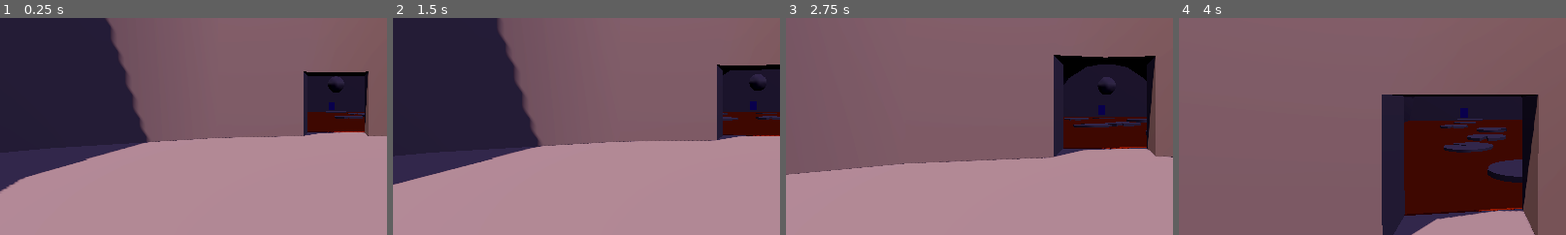
Above: before the commit, frames 1-4 (left to right).
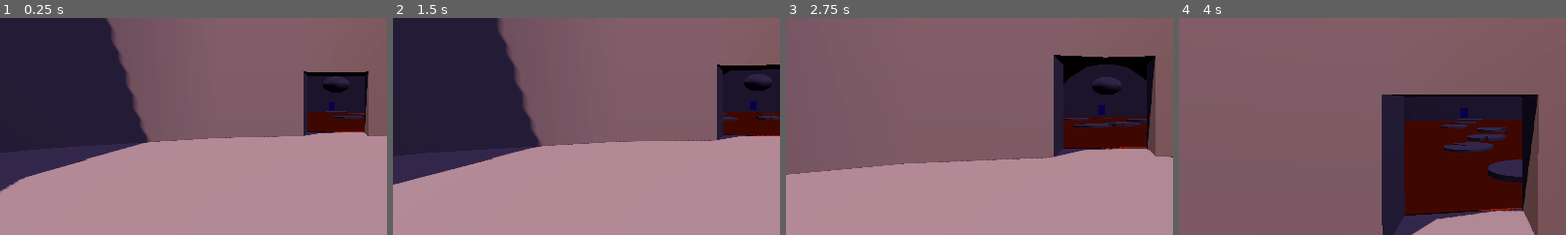
Above: after the commit, the same moments.

Repository: WildcatGameStudios/ScaryHouse
Game: Godot game, scene res://scenes/levels/power_outtage/level.tscn
Same seed, same stepped clock (60 frames per second), same inputs: the game is played once before the commit and once after it. This scene is started directly instead of the project's main scene.
Inputs (mouse positions are % of the whole screen's width and height, from its top left):
- Up to frame 1 (0.25 s): no input
- Up to frame 2 (1.5 s): tap Enter at 0.5 s; move the mouse to (55, 50) at 0.52 s; hold W (move_forward) from 0.53 s (still down); tap E (e) at 0.6 s; tap Space (jump) at 0.77 s; tap R (r) at 0.8, 1.35 s; move the mouse to (45, 50) at 1.27 s
- Up to frame 3 (2.75 s): keep holding W (move_forward); tap Space (jump) at 1.52 s; tap E (e) at 1.55, 2.1 s; move the mouse to (52, 48) at 2.02 s; tap R (r) at 2.3 s
- Up to frame 4 (4 s): keep holding W (move_forward); move the mouse to (49, 52) at 2.77 s; right-click (49, 52) at 2.85 s; tap Space (jump) at 3.02, 3.77 s; tap E (e) at 3.05 s; move the mouse to (57, 51) at 3.52 s; click (57, 51) at 3.6 s; tap R (r) at 3.8 s
The pictures show only the part of the screen within x 7-57%, y 30-80%; the shares and areas given below are measured in that part.

The runs differ from the first frame. In frame 1, 0.1% of the frame differs, in the area x 83-91%, y 26-35%; in frame 2, 0.1%; in frame 3, 0.1%, in the area x 78-87%, y 27-36%; in frame 4, nothing differs.

Commit message:
Power Outage breaker logic and parry added

Diff:
--- a/scenes/levels/power_outtage/bat.tscn
+++ b/scenes/levels/power_outtage/bat.tscn
@@ -8,8 +8,8 @@
 [node name="bat" type="CSGCombiner3D" parent="."]
 
 [node name="CSGSphere3D" type="CSGSphere3D" parent="bat"]
-transform = Transform3D(4, 0, 0, 0, 4, 0, 0, 0, 4, 0, 0, 0)
+transform = Transform3D(6.7, 0, 0, 0, 4, 0, 0, 0, 4, 0, 0, 0)
 
 [node name="CollisionShape3D" type="CollisionShape3D" parent="."]
-transform = Transform3D(5, 0, 0, 0, 5, 0, 0, 0, 5, 0, 0, 0)
+transform = Transform3D(7, 0, 0, 0, 5, 0, 0, 0, 5, 0, 0, 0)
 shape = SubResource("SphereShape3D_h807y")
--- a/scenes/levels/power_outtage/breaker.tscn
+++ b/scenes/levels/power_outtage/breaker.tscn
@@ -1,10 +1,13 @@
-[gd_scene load_steps=3 format=3 uid="uid://c0rttcvwrv18e"]
+[gd_scene load_steps=4 format=3 uid="uid://c0rttcvwrv18e"]
 
 [sub_resource type="StandardMaterial3D" id="StandardMaterial3D_ap4a2"]
 albedo_color = Color(0.35405, 0.00100035, 0.881785, 1)
 
 [sub_resource type="BoxMesh" id="BoxMesh_8a6yq"]
 material = SubResource("StandardMaterial3D_ap4a2")
+
+[sub_resource type="BoxShape3D" id="BoxShape3D_ap4a2"]
+size = Vector3(1.5, 2, 0.25)
 
 [node name="breaker" type="Node3D"]
 
@@ -14,3 +17,9 @@
 [node name="MeshInstance3D" type="MeshInstance3D" parent="."]
 transform = Transform3D(1.5, 0, 0, 0, 2, 0, 0, 0, 0.25, 0, 0, 0)
 mesh = SubResource("BoxMesh_8a6yq")
+
+[node name="breakerCollider" type="RigidBody3D" parent="."]
+
+[node name="CollisionShape3D" type="CollisionShape3D" parent="breakerCollider"]
+transform = Transform3D(1.1, 0, 0, 0, 1.1, 0, 0, 0, 1.1, 0, 0, 0)
+shape = SubResource("BoxShape3D_ap4a2")
--- a/scenes/levels/power_outtage/level.tscn
+++ b/scenes/levels/power_outtage/level.tscn
@@ -52,7 +52,7 @@
 
 [node name="level" type="Node3D" groups=["world"]]
 script = ExtResource("1_lvjgv")
-bat_attack_interval = 7.0
+bat_attack_interval = 6.0
 debuffed_movement = 2
 
 [node name="WorldEnvironment" type="WorldEnvironment" parent="."]
@@ -141,6 +141,63 @@
 [node name="CollisionShape3D" type="CollisionShape3D" parent="cave/dangerZone"]
 transform = Transform3D(25, 0, 0, 0, -1.09278e-06, 25, 0, -25, -1.09278e-06, 0, 0, 45)
 shape = SubResource("CylinderShape3D_lvjgv")
+
+[node name="lightGroup" type="Node3D" parent="cave"]
+
+[node name="OmniLight3D" type="OmniLight3D" parent="cave/lightGroup" groups=["lights"]]
+transform = Transform3D(1, 0, 0, 0, 1, 0, 0, 0, 1, 10.6214, 4.74411, 69.2145)
+visible = false
+light_color = Color(1, 0.898118, 0.764659, 1)
+omni_range = 13.177
+
+[node name="OmniLight3D2" type="OmniLight3D" parent="cave/lightGroup" groups=["lights"]]
+transform = Transform3D(1, 0, 0, 0, 1, 0, 0, 0, 1, -10.621, 4.744, 69.215)
+visible = false
+light_color = Color(1, 0.898118, 0.764659, 1)
+omni_range = 13.177
+
+[node name="OmniLight3D3" type="OmniLight3D" parent="cave/lightGroup" groups=["lights"]]
+transform = Transform3D(1, 0, 0, 0, 1, 0, 0, 0, 1, -10.621, 4.744, 20.4158)
+visible = false
+light_color = Color(1, 0.898118, 0.764659, 1)
+omni_range = 13.177
+
+[node name="OmniLight3D5" type="OmniLight3D" parent="cave/lightGroup" groups=["lights"]]
+transform = Transform3D(1, 0, 0, 0, 1, 0, 0, 0, 1, -10.621, 4.744, 35.416)
+visible = false
+light_color = Color(1, 0.898118, 0.764659, 1)
+omni_range = 13.177
+
+[node name="OmniLight3D6" type="OmniLight3D" parent="cave/lightGroup" groups=["lights"]]
+transform = Transform3D(1, 0, 0, 0, 1, 0, 0, 0, 1, -10.621, 4.744, 53.416)
+visible = false
+light_color = Color(1, 0.898118, 0.764659, 1)
+omni_range = 13.177
+
+[node name="OmniLight3D4" type="OmniLight3D" parent="cave/lightGroup" groups=["lights"]]
+transform = Transform3D(1, 0, 0, 0, 1, 0, 0, 0, 1, 10.621, 4.744, 20.416)
+visible = false
+light_color = Color(1, 0.898118, 0.764659, 1)
+omni_range = 13.177
+
+[node name="OmniLight3D7" type="OmniLight3D" parent="cave/lightGroup" groups=["lights"]]
+transform = Transform3D(1, 0, 0, 0, 1, 0, 0, 0, 1, 10.621, 4.744, 35.416)
+visible = false
+light_color = Color(1, 0.898118, 0.764659, 1)
+omni_range = 13.177
+
+[node name="OmniLight3D8" type="OmniLight3D" parent="cave/lightGroup" groups=["lights"]]
+transform = Transform3D(1, 0, 0, 0, 1, 0, 0, 0, 1, 10.621, 4.744, 53.416)
+visible = false
+light_color = Color(1, 0.898118, 0.764659, 1)
+omni_range = 13.177
+
+[node name="OmniLight3D9" type="OmniLight3D" parent="cave/lightGroup" groups=["lights"]]
+transform = Transform3D(1, 0, 0, 0, 1, 0, 0, 0, 1, 1.10059, 1.57534, 69.3124)
+visible = false
+light_color = Color(1, 0.898118, 0.764659, 1)
+light_energy = 2.5
+omni_range = 30.0
 
 [node name="lilypad_group" type="Node3D" parent="."]
 transform = Transform3D(1, 0, 0, 0, 1, 0, 0, 0, 1, -2.6605, -0.193393, 62.1718)
@@ -183,10 +240,10 @@
 curve = SubResource("Curve3D_uai5q")
 
 [node name="PathFollow3D" type="PathFollow3D" parent="Path3D" node_paths=PackedStringArray("player")]
-transform = Transform3D(1, 0, 0, 0, 0.970135, 0.242534, 0, -0.242534, 0.970135, 0, 0, 0)
+transform = Transform3D(1, 0, 0, 0, 0.970134, 0.242533, 0, -0.242533, 0.970134, 0, 0, 0)
 loop = false
 script = ExtResource("6_3hm3e")
-move_speed = 12.0
+move_speed = 20.0
 player = NodePath("../../player")
 
 [node name="bat" parent="Path3D/PathFollow3D" instance=ExtResource("6_uai5q")]
--- a/scripts/levels/power_outage/batpath.gd
+++ b/scripts/levels/power_outage/batpath.gd
@@ -1,8 +1,9 @@
 extends PathFollow3D
 
-@export var move_speed: float = 5.0
+@export var move_speed: float = 15.0
 @export var player: Node3D
 var attacking: bool = false
+var parried: bool = false
 
 func attack() -> void:
 	if attacking:
@@ -10,15 +11,25 @@
 	progress = 0.0
 	attacking = true
 
+func scatter() -> void:
+	if attacking:
+		parried = true
+
 func _physics_process(delta):
-	if attacking:
+	if attacking == true and parried == false:
 		progress += move_speed * delta
 
-		# when the bat reaches the end of the path
+		# When the bat reaches the end of the path
 		if progress_ratio >= 1.0:
+			_reset_attack()
+	elif attacking == true and parried == true:
+		progress += -(move_speed + 10.0) * delta
+
+		if progress_ratio <= 0:
 			_reset_attack()
 
 func _reset_attack() -> void:
 	print("attack finished")
 	attacking = false
+	parried = false
 	progress = 0.0
--- a/scripts/levels/power_outage/level.gd
+++ b/scripts/levels/power_outage/level.gd
@@ -1,6 +1,7 @@
 extends Node3D
 
 @onready var player: player = $player
+@onready var ray_cast: RayCast3D
 @onready var attack_timer: Timer = $bat_timer
 @onready var mud_vision: ColorRect = $muddy_vision
 @onready var mat: ShaderMaterial = $muddy_vision.material
@@ -16,8 +17,16 @@
 var fade_out_speed: float = 0.3
 var in_mud: bool = false
 var in_danger: bool = false
+var lights: bool = false
 
 func _ready() -> void:
+	# Get the raycast from within the player scene instance
+	ray_cast = player.get_node("head/Camera3D/RayCast3D")
+
+	if ray_cast == null:
+		print("ERROR: RayCast3D node not found in player scene!")
+		return
+
 	attack_timer.wait_time = bat_attack_interval # Set bat attack timer
 	mat.set_shader_parameter("fade", fade_value) # Set fade to 0 for start of level
 
@@ -25,7 +34,7 @@
 func _on_area_3d_body_entered(body: Node3D) -> void:
 	if body == player:
 		player.walk_speed = debuffed_movement
-		print("Player in swamp, slowing down") # Debug purposes
+		print("Player in swamp, slowing down")
 		in_mud = true
 
 func _on_area_3d_body_exited(body: Node3D) -> void:
@@ -41,6 +50,30 @@
 	elif in_mud == false:
 		fade_value = clamp(fade_value - fade_out_speed * delta, 0.0, 1.0)
 		mat.set_shader_parameter("fade", fade_value)
+
+	if ray_cast == null:
+		return
+
+	# Raycast logic
+	ray_cast.force_raycast_update() # Update raycast
+	if ray_cast.is_colliding():
+		var collider = ray_cast.get_collider()
+		#print(collider.name)
+		# Check if player is looking at breaker and close enough
+		if collider and collider.name == "breakerCollider" and collider.global_position.distance_to(player.global_position) < 2:
+
+			# When player left clicks
+			if Input.is_action_just_pressed("select"):
+				# Turn on all lights
+				for light in get_tree().get_nodes_in_group("lights"):
+					light.visible = true
+					lights = true
+
+		# Check if player is looking at the bat
+		if collider and collider.name == "bat" and collider.global_position.distance_to(player.global_position) < 5:
+			print("bat is here")
+			if Input.is_action_just_pressed("select"):
+				bat_path.scatter()
 
 # Bat logic
 func _on_danger_zone_body_entered(body: Node3D) -> void:
@@ -70,9 +103,10 @@
 	curve.add_point(end_pos)
 
 func _on_timer_timeout() -> void:
-	print("timer's done")
-	if not in_danger:
-		return
-	update_bat_curve()
-	bat_path.attack()
-	attack_timer.start() # Restart timer for attack loop
+	if lights == false: # If lights are not on
+		print("timer's done")
+		if not in_danger:
+			return
+		update_bat_curve()
+		bat_path.attack()
+		attack_timer.start() # Restart timer for attack loop
